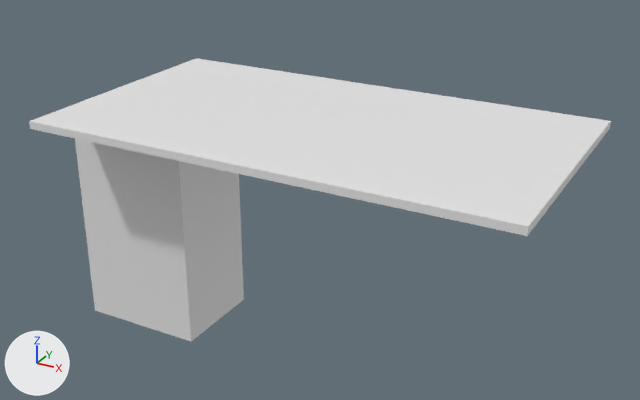
A saved change to the Blender file Blender Files/Raw Files/Desk.blend.
One viewpoint serves both versions: a 50 mm camera at (7.62, -13.86, 5.39) aimed at (-0.11, 0.19, -1.63). The axes (+X, +Y, +Z) are drawn at lower left. The lights are the same throughout. Materials are left out; every surface is plain grey.
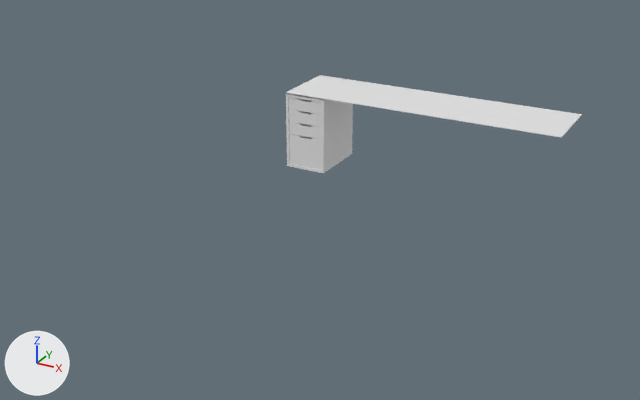
Commit message: Updated Desk
Updated desk to be more realistic with actual drawers

Boxes (x1, y1, x2, y2) around the edits, measured in the pictures (640 x 400 px):
'Cube', moved, rescaled (49% narrower, 64% shorter): before (29, 58, 611, 236); after (286, 75, 582, 138)
'Cube.001', deleted: before (75, 139, 244, 341)
'Drawer Frame', added: after (286, 93, 353, 173)
'Drawers', added: after (289, 97, 321, 170)

The edits, one by one:
Mesh me_cube_007 is new.
It has 1344 vertices, 1000 faces and spans x -1.0..1.0, y -1.0..1.0, z -4.12..7.09.
Mesh me_drawer_frame is new.
It has 288 vertices, 194 faces and spans x -1.0..1.0, y -1.0..1.0, z -1.0..1.0.
Object 'Cube' (ob_cube) moves from (0.0, 0.0, 0.0) to (2.12, 0.05, 0.73).
Object 'Cube' (ob_cube) is rescaled from (4.76, 2.63, -0.0751) to (2.5, 0.65, 0.004).
Object 'Cube.001' (ob_cube_001) is deleted.
Object 'Drawers' (ob_drawers) is new; it shows me_cube_007.
Its parent is ob_drawer_frame.
Its matrix parent inverse is Matrix(((0.762, 0.0, 0.0, 0.0), (0.0, 1.0, 0.0, 0.0), (0.0, 0.0, 0.438, 0.0), (0.0, 0.0, 0.0, 1.0))).
Its location is (0.0112, -0.0607, -0.57).
Its scale is (1.16, 0.916, 0.38).
Object 'Drawer Frame' (ob_drawer_frame) is new; it shows me_drawer_frame.
Its location is (0.0, 0.0, 0.0).
Its scale is (0.39, 0.58, 0.699).
